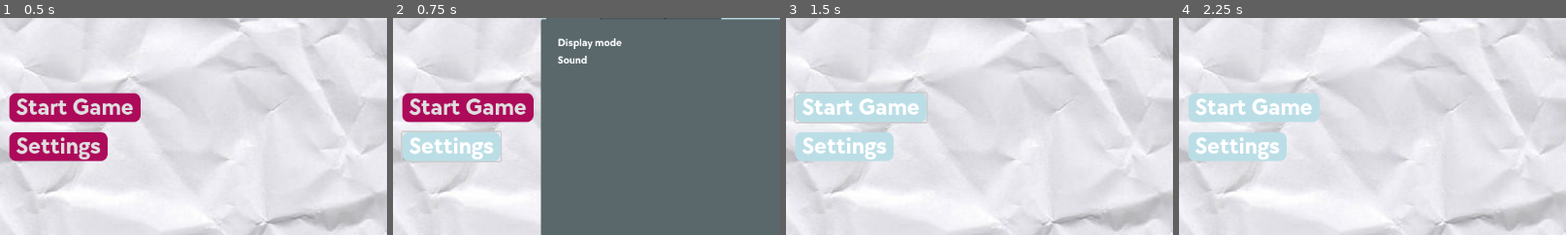
Above: before the commit, frames 1-4 (left to right).
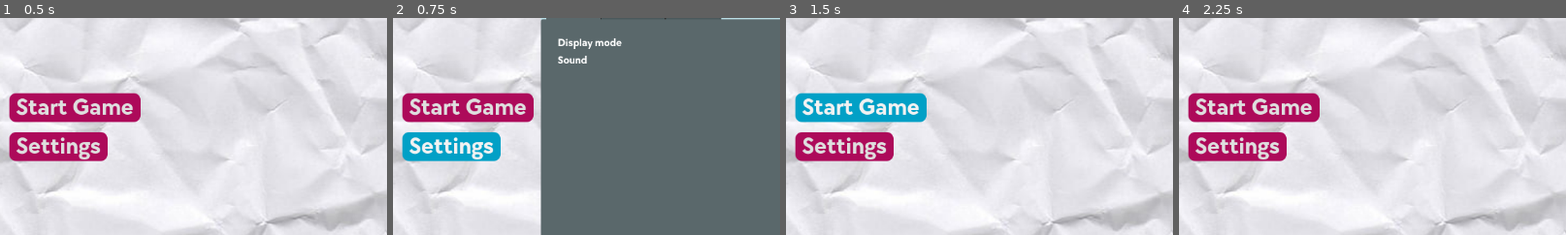
Above: after the commit, the same moments.

Repository: EGheska/GBA
Game: Godot game, scene res://src/gui/main_menu.tscn
Same seed, same stepped clock (60 frames per second), same inputs: the game is played once before the commit and once after it.
Inputs:
- Up to frame 1 (0.5 s): no input
- Up to frame 2 (0.75 s): click "Settings" at 0.5 s
- Up to frame 3 (1.5 s): click "Start Game" at 1.25 s
- Up to frame 4 (2.25 s): click "Back" at 2 s
The pictures show only the part of the screen within x 4-54%, y 24-73%; the shares and areas given below are measured in that part.

Frame 1 is identical in both runs. In frame 2, 3.1% of the frame differs, in the area x 2-29%, y 51-67%; in frame 3, 7.7%; in frame 4, 8.0%, in the area x 2-37%, y 34-67%.

Commit message:
buttons fixed

Diff:
--- a/src/gui/game_selection.gd
+++ b/src/gui/game_selection.gd
@@ -3,15 +3,21 @@
 @onready var ThisTile = $"."
 @onready var SettingsMenu = $"SettingsMenu"
 
+@onready var BackButton = $GameSelection/MarginContainer/VBoxContainer/BackButton
+@onready var SettingButton = $GameSelection/MarginContainer/VBoxContainer/SettingsButton
+
 
 func _on_back_button_pressed():
 	if ThisTile.is_visible():
 		ThisTile.set_visible(false)
+		BackButton.set_pressed_no_signal(false)
 
 
 func _on_settings_button_pressed():
 	if !SettingsMenu.is_visible():
 		SettingsMenu.set_visible(true)
 		SettingsMenu.popup_centered()
+		SettingButton.set_pressed_no_signal(false)
 	else:
 		SettingsMenu.set_visible(false)
+		SettingButton.set_pressed_no_signal(false)
--- a/src/gui/game_selection.tscn
+++ b/src/gui/game_selection.tscn
@@ -15,6 +15,26 @@
 corner_radius_bottom_right = 10
 corner_radius_bottom_left = 10
 
+[sub_resource type="StyleBoxFlat" id="StyleBoxFlat_61o7t"]
+content_margin_left = 10.0
+content_margin_right = 10.0
+bg_color = Color(0.00392157, 0.627451, 0.776471, 1)
+corner_radius_top_left = 10
+corner_radius_top_right = 10
+corner_radius_bottom_right = 10
+corner_radius_bottom_left = 10
+
+[sub_resource type="StyleBoxFlat" id="StyleBoxFlat_vgx7l"]
+content_margin_left = 10.0
+content_margin_right = 10.0
+bg_color = Color(0.733333, 0.870588, 0.901961, 1)
+corner_radius_top_left = 10
+corner_radius_top_right = 10
+corner_radius_bottom_right = 10
+corner_radius_bottom_left = 10
+
+[sub_resource type="StyleBoxEmpty" id="StyleBoxEmpty_avfh6"]
+
 [sub_resource type="StyleBoxFlat" id="StyleBoxFlat_tnlt6"]
 content_margin_left = 10.0
 content_margin_right = 10.0
@@ -23,6 +43,8 @@
 corner_radius_top_right = 10
 corner_radius_bottom_right = 10
 corner_radius_bottom_left = 10
+
+[sub_resource type="StyleBoxEmpty" id="StyleBoxEmpty_ljabw"]
 
 [node name="GameSelect" type="CanvasLayer"]
 script = ExtResource("1_sooat")
@@ -43,6 +65,12 @@
 grow_horizontal = 2
 grow_vertical = 2
 
+[node name="Werkbedrijf-lucrato" type="Sprite2D" parent="GameSelection"]
+visible = false
+position = Vector2(1072, 88)
+scale = Vector2(0.492593, 0.492593)
+texture = ExtResource("2_hw71x")
+
 [node name="MarginContainer" type="MarginContainer" parent="GameSelection"]
 layout_mode = 1
 anchors_preset = 15
@@ -60,11 +88,6 @@
 theme_override_constants/h_separation = 400
 theme_override_constants/v_separation = 120
 columns = 2
-
-[node name="Werkbedrijf-lucrato" type="Sprite2D" parent="GameSelection/MarginContainer/GridContainer"]
-position = Vector2(1012, 8)
-scale = Vector2(0.492593, 0.492593)
-texture = ExtResource("2_hw71x")
 
 [node name="GameButton" type="Button" parent="GameSelection/MarginContainer/GridContainer"]
 layout_mode = 2
@@ -97,6 +120,9 @@
 theme_override_fonts/font = ExtResource("4_5wvys")
 theme_override_font_sizes/font_size = 35
 theme_override_styles/normal = SubResource("StyleBoxFlat_57u3u")
+theme_override_styles/hover = SubResource("StyleBoxFlat_61o7t")
+theme_override_styles/pressed = SubResource("StyleBoxFlat_vgx7l")
+theme_override_styles/focus = SubResource("StyleBoxEmpty_avfh6")
 text = "Settings"
 
 [node name="BackButton" type="Button" parent="GameSelection/MarginContainer/VBoxContainer"]
@@ -106,7 +132,25 @@
 theme_override_fonts/font = ExtResource("4_5wvys")
 theme_override_font_sizes/font_size = 35
 theme_override_styles/normal = SubResource("StyleBoxFlat_tnlt6")
+theme_override_styles/hover = SubResource("StyleBoxFlat_57u3u")
+theme_override_styles/pressed = SubResource("StyleBoxFlat_vgx7l")
+theme_override_styles/focus = SubResource("StyleBoxEmpty_ljabw")
 text = "Back"
+
+[node name="lucrato" type="TextureRect" parent="GameSelection"]
+layout_mode = 1
+anchors_preset = -1
+anchor_left = 0.889
+anchor_top = 0.074
+anchor_right = 0.951
+anchor_bottom = 0.247
+offset_left = -7.12805
+offset_top = 13.048
+offset_right = 9.448
+offset_bottom = 31.944
+grow_horizontal = 0
+texture = ExtResource("2_hw71x")
+expand_mode = 1
 
 [node name="SettingsMenu" parent="." instance=ExtResource("4_h4g76")]
 visible = false
--- a/src/gui/main_menu.gd
+++ b/src/gui/main_menu.gd
@@ -4,6 +4,10 @@
 @onready var GameSelection = $GameSelection
 
 @onready var MarginContainers = $Menu/MarginContainer/VBoxContainer/MarginBetween2
+
+@onready var StartButton = $Menu/MarginContainer/VBoxContainer/StartButton
+@onready var SettingButton = $Menu/MarginContainer/VBoxContainer/SettingsButton
+@onready var QuitButton = $Menu/MarginContainer/VBoxContainer/QuitButton
 
 
 
@@ -15,16 +19,20 @@
 func _on_start_button_pressed():
 	if !GameSelection.is_visible():
 		GameSelection.set_visible(true);
+		StartButton.set_pressed_no_signal(false)
 
 
 
 func _on_settings_button_pressed():
 	if SettingsMenu.is_visible():
 		SettingsMenu.set_visible(false)
+		SettingButton.set_pressed_no_signal(false)
 	else:
 		SettingsMenu.set_visible(true)
+		SettingButton.set_pressed_no_signal(false)
 		SettingsMenu.popup_centered()
 
 
 func _on_quit_button_pressed():
 	get_tree().quit()
+	QuitButton.set_pressed_no_signal(false)
--- a/src/gui/main_menu.tscn
+++ b/src/gui/main_menu.tscn
@@ -34,6 +34,8 @@
 corner_radius_bottom_right = 10
 corner_radius_bottom_left = 10
 
+[sub_resource type="StyleBoxEmpty" id="StyleBoxEmpty_nqghy"]
+
 [sub_resource type="StyleBoxFlat" id="StyleBoxFlat_kt67b"]
 content_margin_left = 10.0
 content_margin_right = 10.0
@@ -61,6 +63,8 @@
 corner_radius_bottom_right = 10
 corner_radius_bottom_left = 10
 
+[sub_resource type="StyleBoxEmpty" id="StyleBoxEmpty_vura6"]
+
 [sub_resource type="StyleBoxFlat" id="StyleBoxFlat_57u3u"]
 content_margin_left = 10.0
 content_margin_right = 10.0
@@ -87,6 +91,8 @@
 corner_radius_top_right = 10
 corner_radius_bottom_right = 10
 corner_radius_bottom_left = 10
+
+[sub_resource type="StyleBoxEmpty" id="StyleBoxEmpty_twfil"]
 
 [node name="MainMenu" type="CanvasLayer"]
 script = ExtResource("1_4djdb")
@@ -119,12 +125,12 @@
 anchors_preset = -1
 anchor_left = 0.889
 anchor_top = 0.074
-anchor_right = 0.958
-anchor_bottom = 0.272
+anchor_right = 0.951
+anchor_bottom = 0.247
 offset_left = -7.12805
 offset_top = 13.048
-offset_right = 1.38391
-offset_bottom = 15.744
+offset_right = 9.448
+offset_bottom = 31.944
 grow_horizontal = 0
 texture = ExtResource("4_ysusw")
 expand_mode = 1
@@ -165,6 +171,7 @@
 theme_override_styles/normal = SubResource("StyleBoxFlat_ihmy4")
 theme_override_styles/hover = SubResource("StyleBoxFlat_qqdlt")
 theme_override_styles/pressed = SubResource("StyleBoxFlat_uc8ij")
+theme_override_styles/focus = SubResource("StyleBoxEmpty_nqghy")
 toggle_mode = true
 text = "Start Game"
 
@@ -177,6 +184,7 @@
 theme_override_styles/normal = SubResource("StyleBoxFlat_kt67b")
 theme_override_styles/hover = SubResource("StyleBoxFlat_61o7t")
 theme_override_styles/pressed = SubResource("StyleBoxFlat_vgx7l")
+theme_override_styles/focus = SubResource("StyleBoxEmpty_vura6")
 toggle_mode = true
 text = "Settings"
 
@@ -189,6 +197,7 @@
 theme_override_styles/normal = SubResource("StyleBoxFlat_57u3u")
 theme_override_styles/hover = SubResource("StyleBoxFlat_te34a")
 theme_override_styles/pressed = SubResource("StyleBoxFlat_gi6qf")
+theme_override_styles/focus = SubResource("StyleBoxEmpty_twfil")
 toggle_mode = true
 text = "Quit"
 
--- a/src/gui/settings_menu.tscn
+++ b/src/gui/settings_menu.tscn
@@ -2,6 +2,8 @@
 
 [ext_resource type="Script" path="res://src/gui/settings_menu.gd" id="1_q8eo4"]
 [ext_resource type="FontFile" uid="uid://dxxefdx78tvkr" path="res://assets/TT Chocolates Trial Bold.otf" id="2_ewsvq"]
+
+[sub_resource type="StyleBoxEmpty" id="StyleBoxEmpty_v7k8d"]
 
 [sub_resource type="StyleBoxFlat" id="StyleBoxFlat_2byqy"]
 content_margin_left = 10.0
@@ -22,9 +24,6 @@
 corner_radius_bottom_right = 10
 corner_radius_bottom_left = 10
 
-[sub_resource type="StyleBoxFlat" id="StyleBoxFlat_vpqtk"]
-bg_color = Color(0.678431, 0.0392157, 0.352941, 1)
-
 [sub_resource type="StyleBoxFlat" id="StyleBoxFlat_dt6i7"]
 bg_color = Color(0.678431, 0.0392157, 0.352941, 1)
 border_color = Color(0.8, 0.8, 0.8, 0)
@@ -43,13 +42,7 @@
 corner_radius_bottom_left = 30
 corner_detail = 20
 
-[sub_resource type="StyleBoxFlat" id="StyleBoxFlat_utq3f"]
-bg_color = Color(0.733333, 0.870588, 0.901961, 1)
-corner_radius_top_left = 30
-corner_radius_top_right = 30
-corner_radius_bottom_right = 30
-corner_radius_bottom_left = 30
-corner_detail = 20
+[sub_resource type="StyleBoxEmpty" id="StyleBoxEmpty_x3tnx"]
 
 [node name="SettingsMenu" type="Popup"]
 position = Vector2i(214, 33)
@@ -103,9 +96,11 @@
 layout_mode = 2
 size_flags_horizontal = 10
 theme_override_fonts/font = ExtResource("2_ewsvq")
+theme_override_styles/focus = SubResource("StyleBoxEmpty_v7k8d")
 theme_override_styles/normal = SubResource("StyleBoxFlat_2byqy")
 theme_override_styles/hover = SubResource("StyleBoxFlat_5sht0")
-theme_override_styles/pressed = SubResource("StyleBoxFlat_vpqtk")
+theme_override_styles/pressed = SubResource("StyleBoxFlat_2byqy")
+theme_override_styles/pressed_mirrored = SubResource("StyleBoxFlat_2byqy")
 item_count = 2
 selected = 1
 popup/item_0/text = "Fullscreen"
@@ -123,7 +118,8 @@
 size_flags_horizontal = 10
 theme_override_styles/normal = SubResource("StyleBoxFlat_dt6i7")
 theme_override_styles/pressed = SubResource("StyleBoxFlat_36vdy")
-theme_override_styles/hover = SubResource("StyleBoxFlat_utq3f")
+theme_override_styles/hover = SubResource("StyleBoxFlat_36vdy")
+theme_override_styles/focus = SubResource("StyleBoxEmpty_x3tnx")
 button_pressed = true
 
 [node name="Advanced" type="TabBar" parent="SettingsTab"]
Not shown: 1 places in src/gui/game_selection.tscn that only renumber resources
Not shown: 1 places in src/gui/main_menu.tscn that only renumber resources
